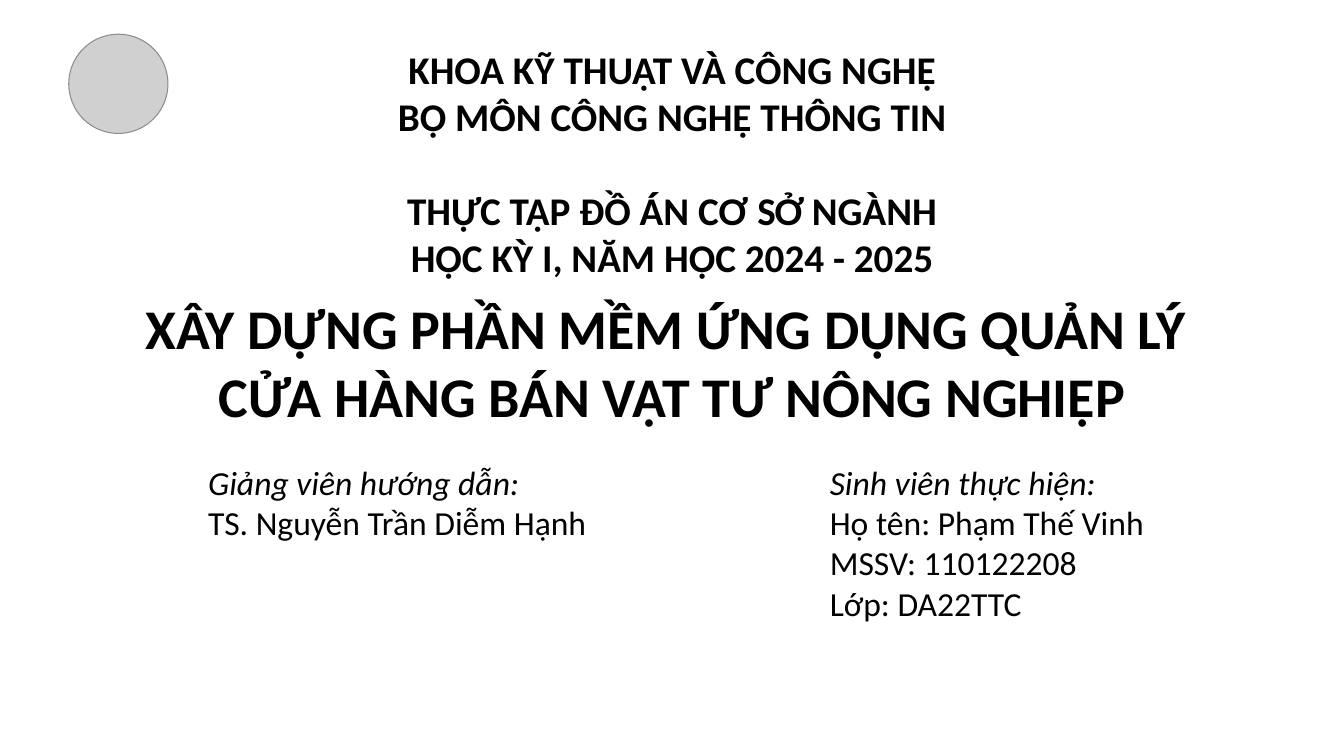
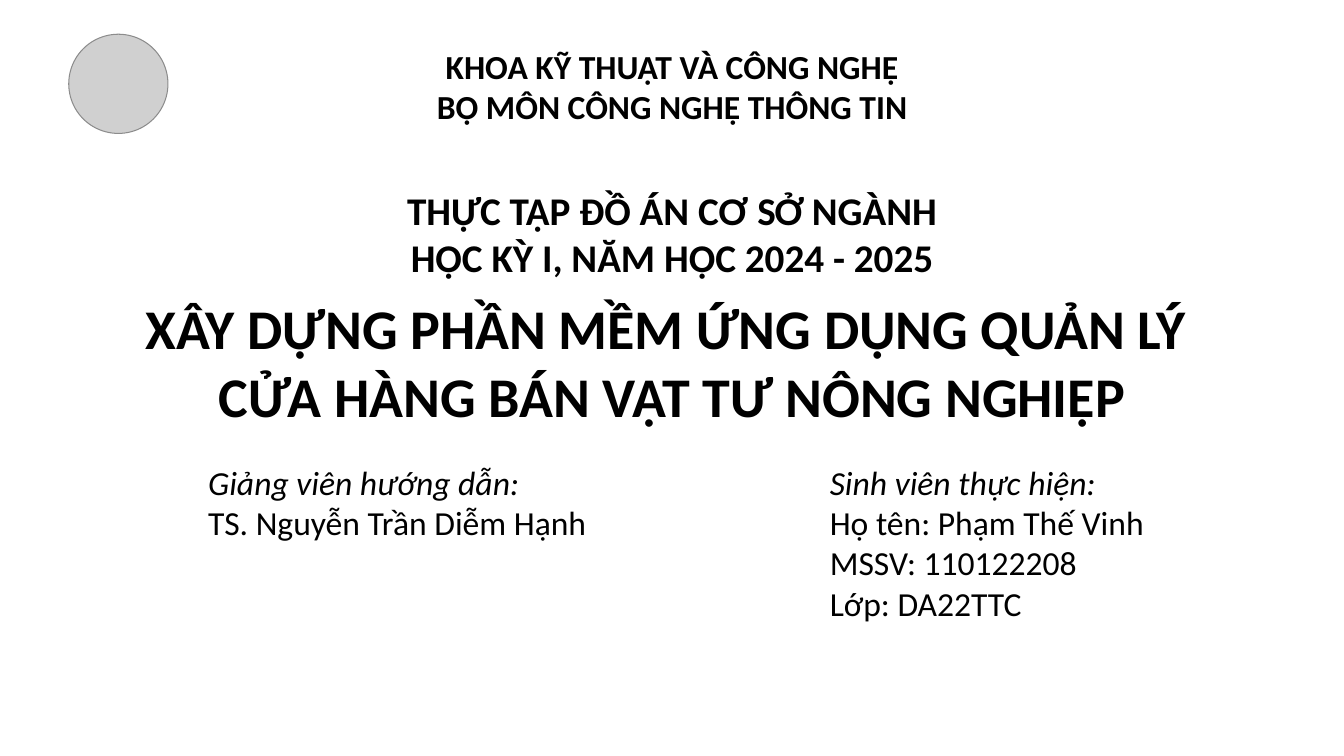
Before and after one commit to phamthevinhtv/csn-da22ttc-phamthevinh-vattunongnghiep, a slide deck: slide 1 of thesis/abs/CSN-PhamTheVinh-110122208-DA22TTC.pptx. Drawn at 1344x756 pixels with LibreOffice and Linux fonts; fonts in the diff are those of the drawing; grey boxes stand for pictures; background and template pictures are left out. Boxes give left, top, right and bottom in pixels: in the first picture for what was removed or moved away, otherwise in the second. Text is boxed around its words. In the diff, an @@ line names an element or a change of style, - is before the commit and + after.

```diff
--- a/thesis/abs/CSN-PhamTheVinh-110122208-DA22TTC.pptx
+++ b/thesis/abs/CSN-PhamTheVinh-110122208-DA22TTC.pptx
@@ text "KHOA KỸ THUẬT VÀ CÔNG ..." at (x1=437, y1=51, x2=907, y2=125): size 28 to 24 pt @@
```
Also in this commit, not shown: 2 other files.
